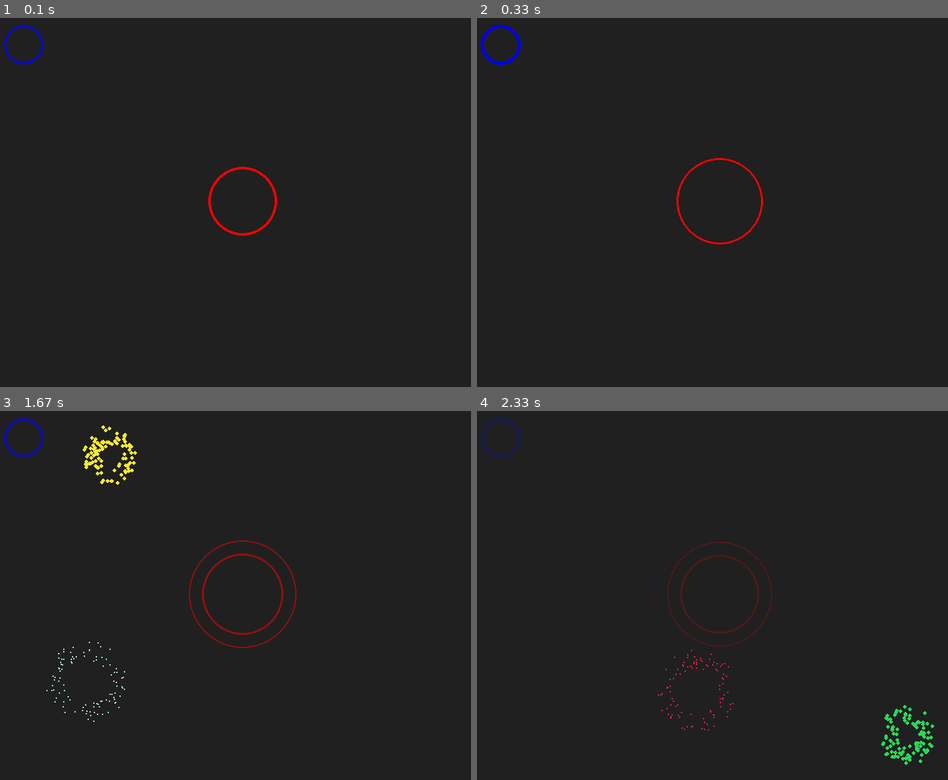
Above: before the commit, frames 1-4 (two rows, left to right).
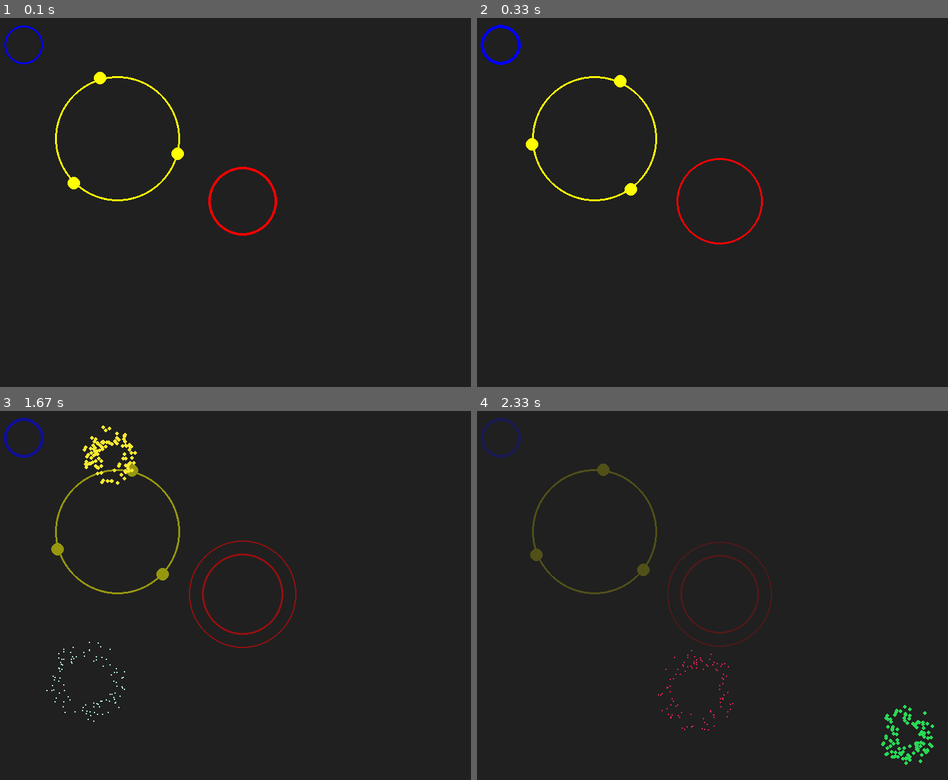
Above: after the commit, the same moments.

Repository: chanrt/pygame-anim
Game: pygame game, started from main.py
Same seed, same stepped clock (60 frames per second), same inputs: the game is played once before the commit and once after it.
Inputs (mouse positions are in pixels of both pictures, inside the frame that each line leads up to):
- Up to frame 1 (0.1 s): no input
- Up to frame 2 (0.33 s): no input
- Up to frame 3 (1.67 s): click (244, 595) at 0.38 s; tap Space at 0.67 s; click (84, 684) at 1.05 s; click (113, 455) at 1.38 s
- Up to frame 4 (2.33 s): click (698, 691) at 1.72 s; click (910, 735) at 2.05 s

The runs differ from the first frame. In frame 1, 0.6% of the frame differs, in the area x 11-40%, y 14-50%; in frame 2, 0.6%; in frame 3, 0.5%; in frame 4, 0.6%.

Commit message:
Added revolve

Diff:
--- a/main.py
+++ b/main.py
@@ -4,6 +4,7 @@
 from explosion import Explosion
 from fade import Fade
 from highlight import Highlight
+from revolve import Revolve
 from ripple import Ripple
 from ripple_generator import RippleGenerator
 
@@ -16,11 +17,13 @@
     bg_color = pg.Color(32, 32, 32)
 
     highlight = Highlight(50, 50, 30, pg.Color("blue"), screen)
+    revolve = Revolve(200, 200, 100, 10, pg.Color("yellow"), screen)
     ripple_generator = RippleGenerator(400, 300, 50, 100, 70, 1, pg.Color("red"), screen)
 
     animations = []
     animations.append(highlight)
     animations.append(ripple_generator)
+    animations.append(revolve)
 
     while True:
         clock.tick(60)
--- /dev/null
+++ b/revolve.py
@@ -0,0 +1,39 @@
+from math import cos, pi, sin
+import pygame as pg
+
+class Revolve:
+    def __init__(self, x, y, orbit_radius, particle_radius, color, screen):
+        self.x = x
+        self.y = y
+        self.orbit_radius = orbit_radius
+        self.particle_radius = particle_radius
+        self.color = color
+        self.screen = screen
+
+        self.set_num_particles(3)
+        self.orbit_thickness = 3
+
+        self.display = True
+        self.speed = 0.05
+
+        self.angle = 0
+
+    def set_num_particles(self, num_particles):
+        self.num_particles = num_particles
+        self.calculate_separation()
+
+    def calculate_separation(self):
+        self.separation = 2 * pi / self.num_particles
+
+    def update(self):
+        self.angle += self.speed
+        while self.angle > 2 * pi:
+            self.angle -= 2 * pi
+
+    def render(self):
+        if self.display:
+            pg.draw.circle(self.screen, self.color, (int(self.x), int(self.y)), self.orbit_radius, self.orbit_thickness)
+            for i in range(self.num_particles):
+                x = self.x + self.orbit_radius * cos(self.angle + i * 2 * self.separation)
+                y = self.y + self.orbit_radius * sin(self.angle + i * 2 * self.separation)
+                pg.draw.circle(self.screen, self.color, (int(x), int(y)), self.particle_radius)
